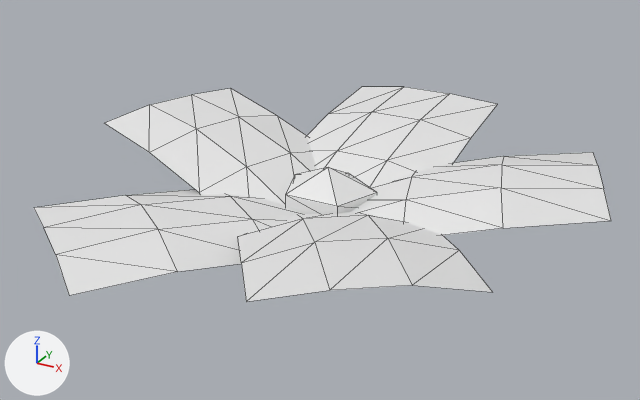
The glTF model public/models/flowerPatch.glb as it was, and as the next commit left it.
Camera for both pictures: a 50 mm lens placed at (1.74, -3.2, 1.65), pointed at (0.0, -0.03, 0.07). Every picture has the same lights, and +X, +Y and +Z are marked at lower left. Mesh edges are drawn as thin lines. Materials are left out; every surface is plain grey. Where no turn or scale is listed for an object, it has been applied to the vertices.

The older version as bpy lines, for what is in view:
```python
ob_plane = bpy.data.objects.new('plane', me_mesh_0)
ob_plane.parent = ob_flower
ob_plane.location = (0.0, 0.0, 0.0)
ob_plane.rotation_euler = (0.218, 0.0, 0.0)  # degrees (12, 0, 0)
ob_plane_001 = bpy.data.objects.new('plane.001', me_mesh_1)
ob_plane_001.parent = ob_flower
ob_plane_001.location = (0.0, 0.0, 0.0)
ob_plane_001.rotation_euler = (0.218, 0.0, -1.257)  # degrees (12, 0, -72)
ob_plane_002 = bpy.data.objects.new('plane.002', me_mesh_2)
ob_plane_002.parent = ob_flower
ob_plane_002.location = (0.0, 0.0, 0.0)
ob_plane_002.rotation_euler = (0.218, 0.0, -2.513)  # degrees (12, 0, -144)
ob_plane_003 = bpy.data.objects.new('plane.003', me_mesh_3)
ob_plane_003.parent = ob_flower
ob_plane_003.location = (0.0, 0.0, 0.0)
ob_plane_003.rotation_euler = (0.218, 0.0, 1.257)  # degrees (12, 0, 72)
ob_plane_004 = bpy.data.objects.new('plane.004', me_mesh_4)
ob_plane_004.parent = ob_flower
ob_plane_004.location = (0.0, 0.0, 0.0)
ob_plane_004.rotation_euler = (0.0873, 0.0, 2.513)  # degrees (5, 0, 144)
ob_sphere = bpy.data.objects.new('sphere', me_mesh_5)
ob_sphere.location = (0.0, 0.0, 0.0)
```
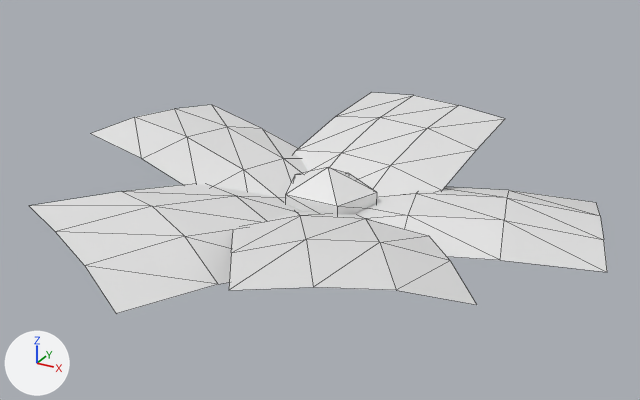
Where the change shows, as pixel boxes (x1, y1, x2, y2) in the pictures (640 x 400 px):
```json
{"object": "plane.001", "change": "turned", "before": [351, 152, 611, 235], "after": [30, 184, 302, 314]}
{"object": "plane.004", "change": "turned", "before": [34, 189, 303, 296], "after": [295, 92, 505, 199]}
{"object": "plane", "change": "turned", "before": [307, 87, 497, 188], "after": [356, 187, 607, 272]}
{"object": "plane.002", "change": "turned", "before": [238, 212, 492, 302], "after": [229, 212, 477, 305]}
{"object": "plane.003", "change": "turned", "before": [105, 88, 316, 205], "after": [90, 105, 308, 199]}
```

The change, as JSON lines over the scene's bpy script:
```json
{"op": "set", "path": "ob_plane.rotation_euler", "old": "(0.218, 0.0, 0.0)", "new": "(0.0436, -0.0417, -1.302)", "note": "degrees (12, 0, 0) -> degrees (2.5, -2.4, -75)"}
{"op": "set", "path": "ob_plane_001.rotation_euler", "old": "(0.218, 0.0, -1.257)", "new": "(0.153, -0.122, 2.714)", "note": "degrees (12, 0, -72) -> degrees (8.8, -7, 156)"}
{"op": "set", "path": "ob_plane_002.rotation_euler", "old": "(0.218, 0.0, -2.513)", "new": "(0.219, -0.0758, -2.575)", "note": "degrees (12, 0, -144) -> degrees (13, -4.3, -148)"}
{"op": "set", "path": "ob_plane_003.rotation_euler", "old": "(0.218, 0.0, 1.257)", "new": "(0.174, 0.0751, 1.355)", "note": "degrees (12, 0, 72) -> degrees (10, 4.3, 78)"}
{"op": "set", "path": "ob_plane_004.rotation_euler", "old": "(0.0873, 0.0, 2.513)", "new": "(0.175, 0.0505, -0.0354)", "note": "degrees (5, 0, 144) -> degrees (10, 2.9, -2)"}
```
